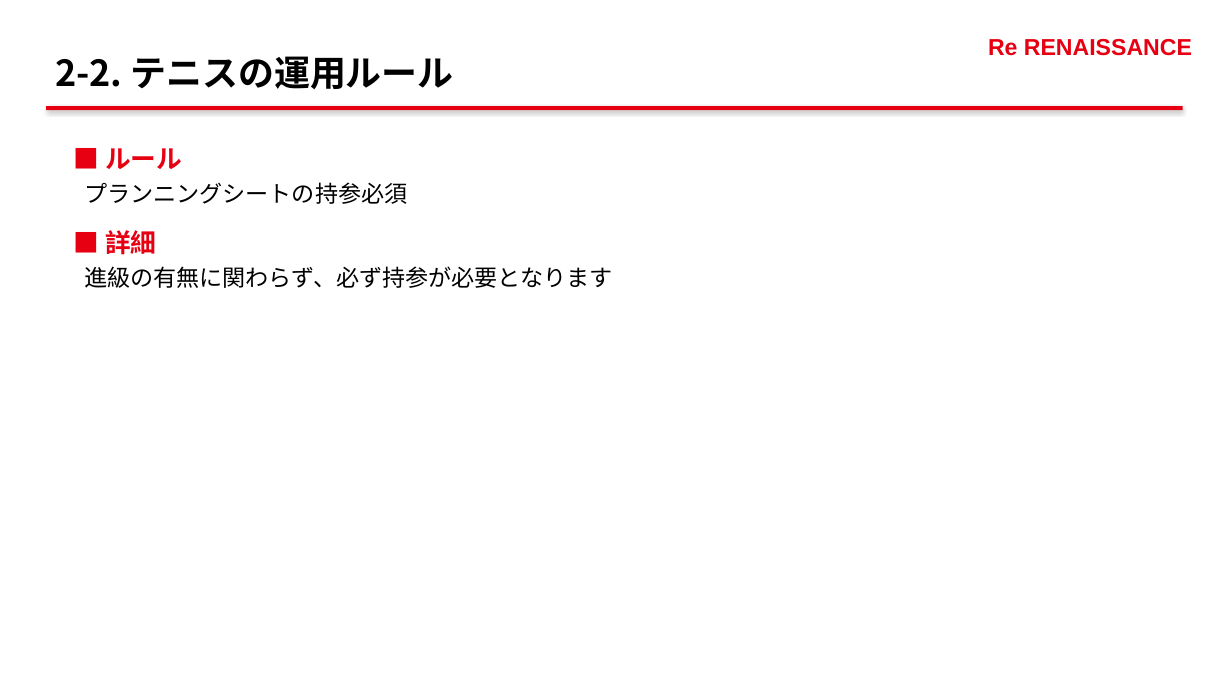
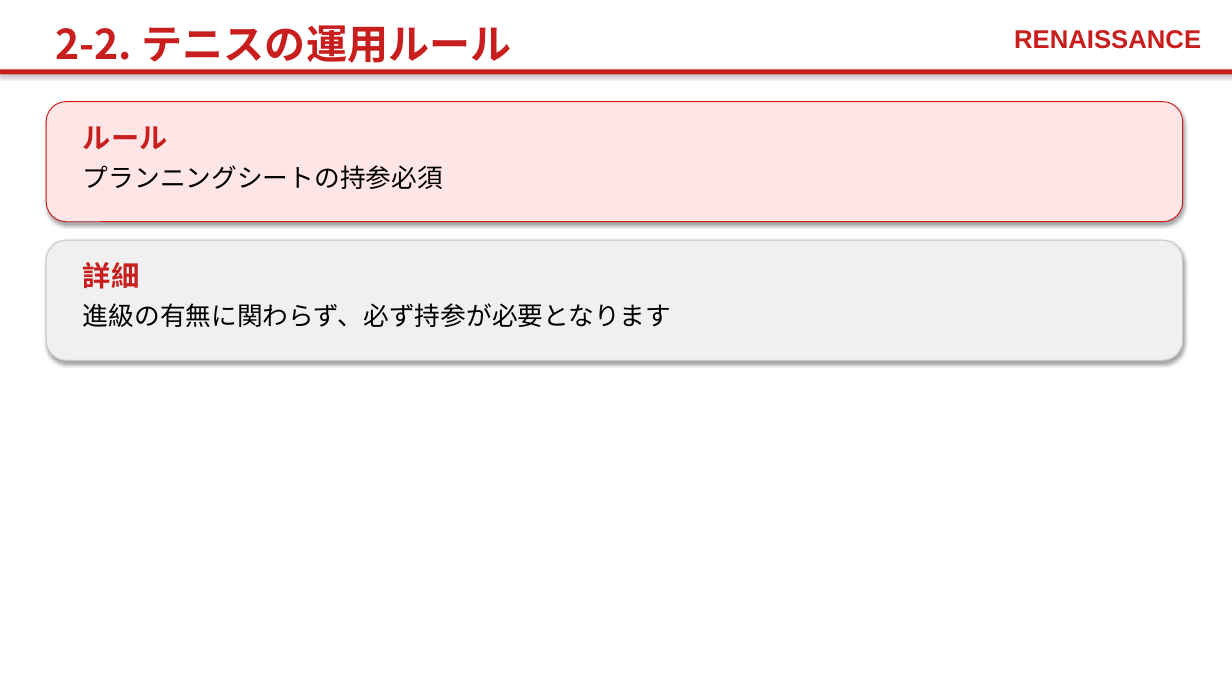
Before and after one commit to pippo2734/my-claude-skills, a slide deck: slide 13 of RURA_followup_mtg.pptx. Drawn at 1232x693 pixels with LibreOffice and Linux fonts; fonts in the diff are those of the drawing. Boxes give left, top, right and bottom in pixels: in the first picture for what was removed or moved away, otherwise in the second. Text is boxed around its words. In the diff, an @@ line names an element or a change of style, - is before the commit and + after.

```diff
--- a/RURA_followup_mtg.pptx
+++ b/RURA_followup_mtg.pptx
@@ text "2-2. テニスの運用ルール" moved from (x1=55, y1=56, x2=454, y2=89) to (x1=55, y1=25, x2=512, y2=70) @@
@@ text "2-2. テニスの運用ルール" at (x1=55, y1=25, x2=512, y2=70): size 28 to 32 pt, text colour #000000 to #C81E1E @@
@@ text at (x1=1014, y1=30, x2=1201, y2=49): text changed; size 18 to 20 pt; text colour #E60012 to #C81E1E @@
-Re RENAISSANCE
+RENAISSANCE
@@ rectangle resized from (x1=46, y1=106, x2=1183, y2=110) to (x1=0, y1=69, x2=1232, y2=75) @@
@@ rectangle at (x1=0, y1=69, x2=1232, y2=75): fill #E60012 to #C81E1E @@
@@ rounded rectangle added at (x1=46, y1=102, x2=1183, y2=222), fill #FFE6E6, outline #C81E1E 0.75 pt @@
@@ text added at (x1=83, y1=126, x2=168, y2=149), 22 pt, text #C81E1E, bold @@
+ルール
@@ text at (x1=84, y1=148, x2=407, y2=255): paragraphs removed @@
-■ ルール
-プランニングシートの持参必須
-■ 詳細
@@ text added at (x1=83, y1=165, x2=443, y2=189), 20 pt, text #000000 @@
+プランニングシートの持参必須
@@ rounded rectangle added at (x1=46, y1=240, x2=1183, y2=360), fill #F0F0F0, outline #C8C8C8 0.75 pt @@
@@ text added at (x1=83, y1=262, x2=139, y2=289), 22 pt, text #C81E1E, bold @@
+詳細
@@ text "進級の有無に関わらず、必ず持参が必要となります" moved from (x1=84, y1=148, x2=613, y2=288) to (x1=83, y1=303, x2=671, y2=327) @@
@@ text "進級の有無に関わらず、必ず持参が必要となります" at (x1=83, y1=303, x2=671, y2=327): size 18 to 20 pt; less space between paragraphs @@
```
Also in this commit, not shown: 19 other slides changed, 1 other file.
